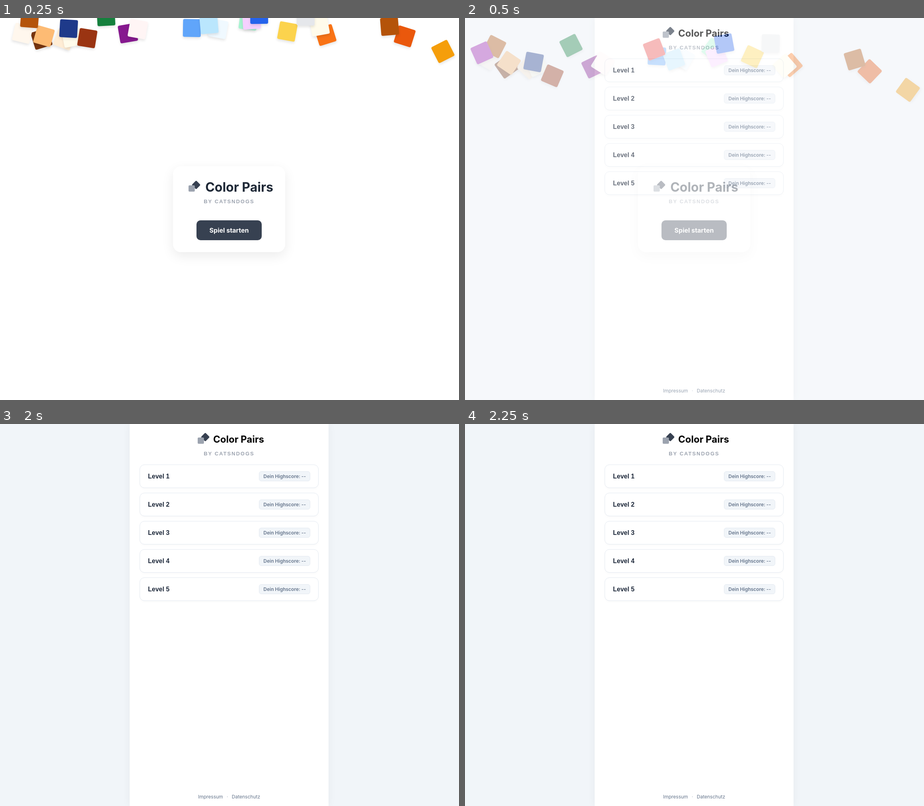
Above: before the commit, frames 1-4 (two rows, left to right).
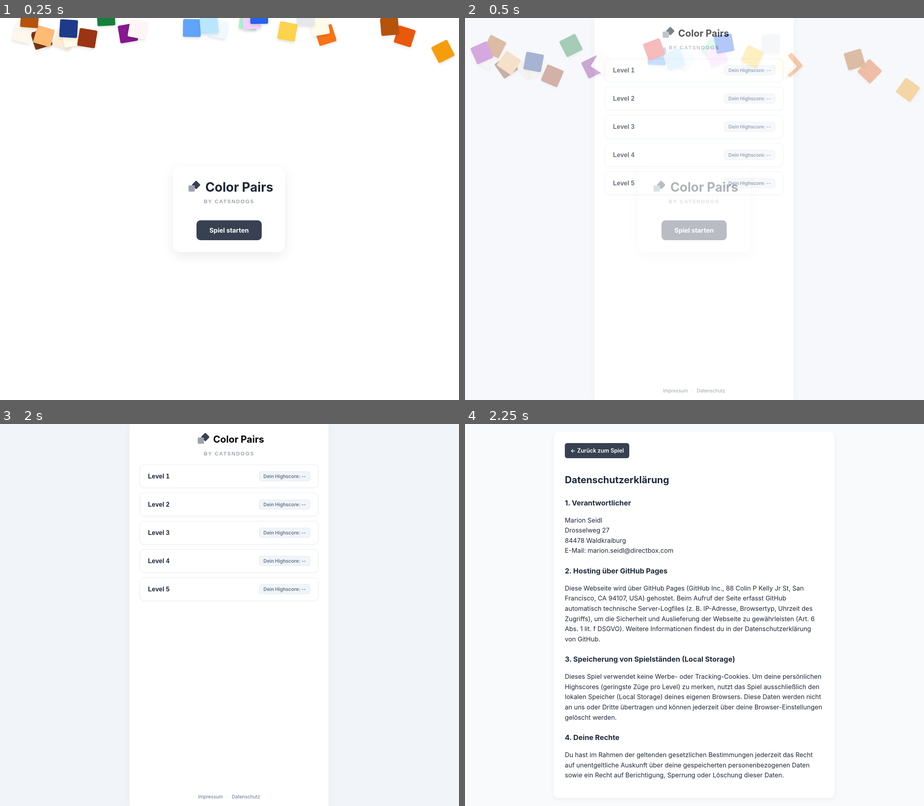
Above: after the commit, the same moments.

Repository: Moccalina/color-pairs-game
Game: browser game, page index.html
Same seed, same stepped clock (60 frames per second), same inputs: the game is played once before the commit and once after it.
Inputs (mouse positions are in pixels of both pictures, inside the frame that each line leads up to):
- Up to frame 1 (0.25 s): no input
- Up to frame 2 (0.5 s): click "Spiel starten" at 0.27 s
- Up to frame 3 (2 s): no input
- Up to frame 4 (2.25 s): click (712, 798) at 2.02 s, where only the run after the commit has a clickable "Datenschutz"

Frames 1-3 are identical in both runs. In frame 4, 6.1% of the frame differs, in the area x 21-78%, y 2-99%.

Commit message:
Update footer links to local HTML files

Diff:
--- a/index.html
+++ b/index.html
@@ -551,9 +551,10 @@
         </div>
 
         <footer class="game-footer">
-            <a href="https://blogspot.com" target="_blank" rel="noopener">Impressum</a> ·
-            <a href="https://blogspot.com" target="_blank" rel="noopener">Datenschutz</a>
-        </footer>
+    <a href="impressum.html">Impressum</a> ·
+    <a href="datenschutz.html">Datenschutz</a>
+</footer>
+
     </div>
 
     <div class="modal-overlay" id="success-modal">
